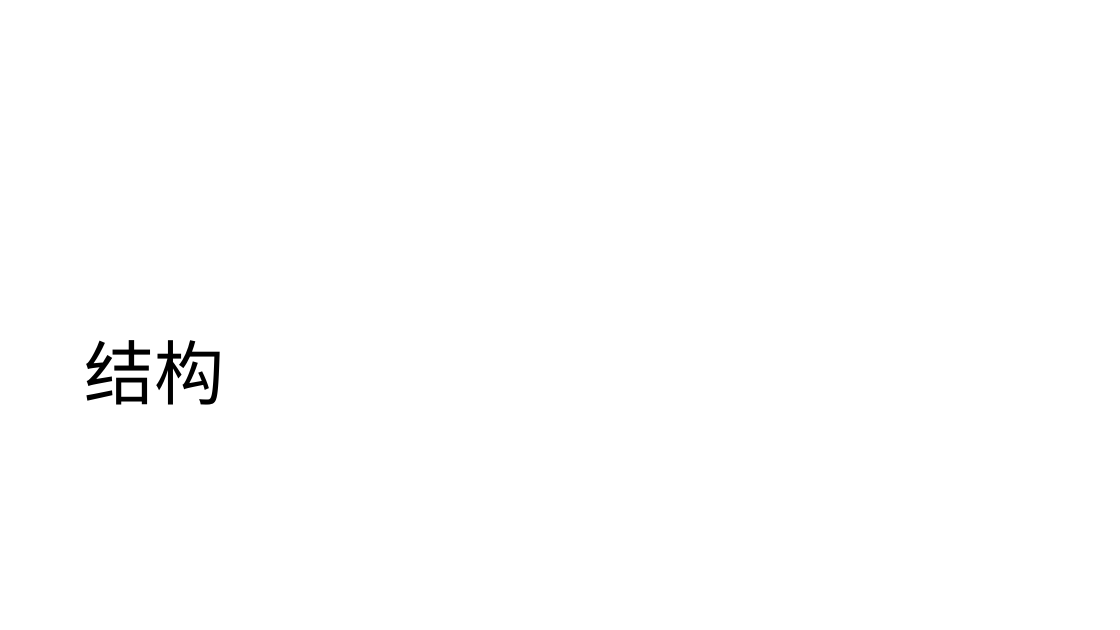
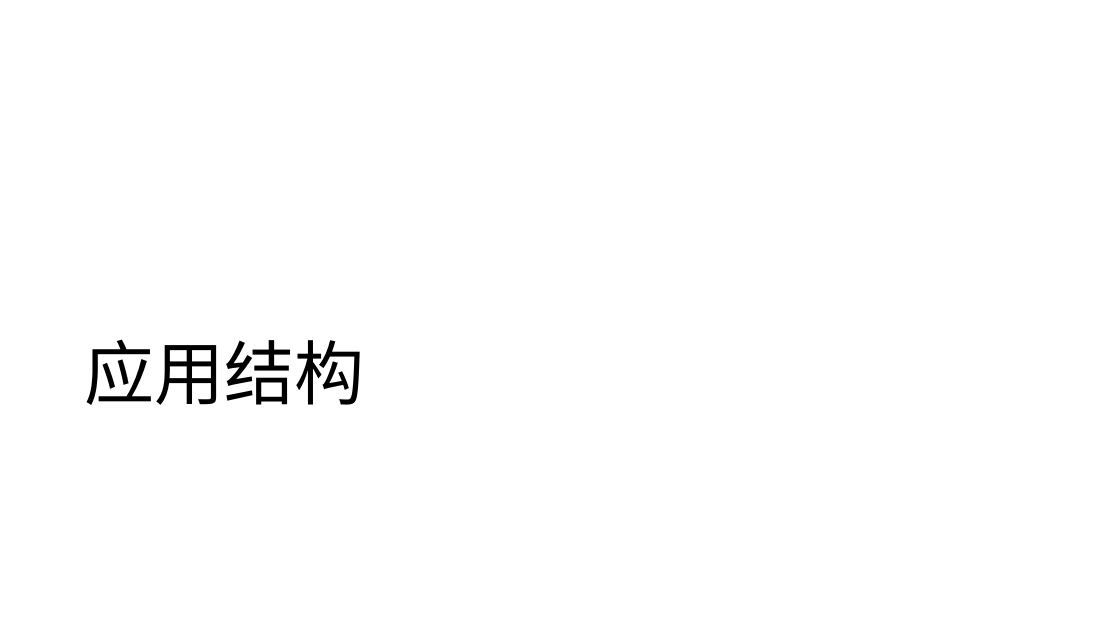
Before and after one commit to WuXiSTC/ArchievesCenter, a slide deck: slide 7 of 设计图.pptx (slide 4 before the commit). Drawn at 1120x630 pixels with LibreOffice and Linux fonts; fonts in the diff are those of the drawing. Boxes give left, top, right and bottom in pixels: in the first picture for what was removed or moved away, otherwise in the second. Text is boxed around its words. In the diff, an @@ line names an element or a change of style, - is before the commit and + after.

Commit message:
应用设计图完成

```diff
--- a/设计图.pptx
+++ b/设计图.pptx
@@ title at [85,339,365,405]: text changed @@
-结构
+应用结构
```
Also in this commit, not shown: 2 other slides changed, 4 slides added.
